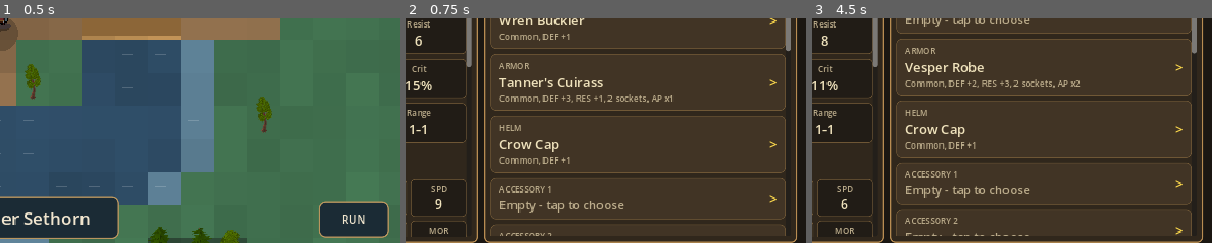
Above: before the commit, frames 1-3 (left to right).
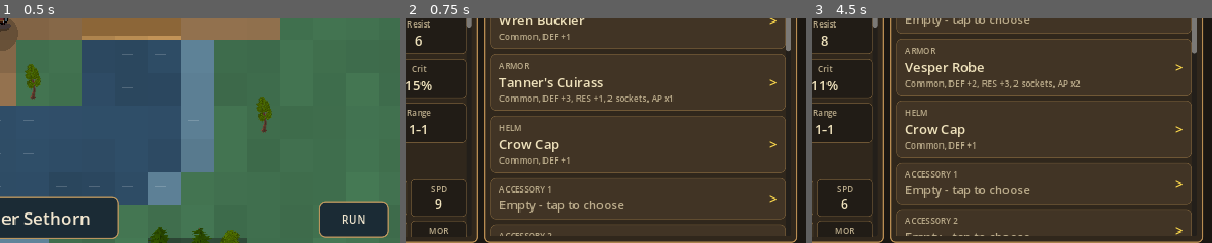
Above: after the commit, the same moments.

Repository: ninjun42215-gif/KindleWake
Game: Godot game, scene res://World.tscn
The game is run twice, just before and just after one commit, with the same random seed, the same clock (stepped at 60 frames per second) and the same inputs. This scene is started directly instead of the project's main scene.
Inputs:
- Up to frame 1 (0.5 s): no input
- Up to frame 2 (0.75 s): click "COMPANY" at 0.5 s
- Up to frame 3 (4.5 s): click "A Enter Kaer Sethorn" at 1.25 s; click "A Enter Kaer Sethorn" at 2 s; click "WORLD ATLAS" at 2.75 s; click "RUN" at 3.5 s; click "<" at 4.25 s
The pictures show only the part of the screen within x 50-100%, y 49-99%; the shares and areas given below are measured in that part.

Frame 1 is identical in both runs. In frame 2, 0.3% of the frame differs, in the area x 15-17%, y 3-22%; in frame 3, 0.3%.

Commit message:
feat: show companion bond journal in party screen

Diff:
--- a/Kindlewake/scripts/ui/party_screen.gd
+++ b/Kindlewake/scripts/ui/party_screen.gd
@@ -6,6 +6,7 @@
 const RuneSystem = preload("res://scripts/core/rune_system.gd")
 const PersonalitySystemScript = preload("res://scripts/core/personality_system.gd")
 const TraitSystemScript = preload("res://scripts/core/trait_system.gd")
+const RelationshipSystemScript = preload("res://scripts/core/relationship_system.gd")
 ## Full-screen party management in one touch UI (v0.8.0 layout): a compact top bar, a roster of cards, a character
 ## sheet made of stat tiles, and a right panel with three tabs: Equipment, Sigils and Shop.
 ## It owns no rules: every action goes through PartyStateScript / CharacterSheetScript / ShopSystem, the same code paths the
@@ -49,6 +50,7 @@
 var party: PartyStateScript = null
 var db: Dictionary = {}
 var shop: Dictionary = {}
+var relationship_state: Dictionary = {}
 var shop_access_allowed: bool = true
 var rune_service_access: bool = false
 var blacksmith_access: bool = false
@@ -74,10 +76,11 @@
 var builds: int = 0                   # how many times the layout was completely built (tests use it to catch half-built screens)
 
 
-func setup(p_party: PartyStateScript, p_db: Dictionary, p_shop: Dictionary, allow_shop: bool = true, p_rune_service: bool = false, p_blacksmith: bool = false) -> void:
+func setup(p_party: PartyStateScript, p_db: Dictionary, p_shop: Dictionary, allow_shop: bool = true, p_rune_service: bool = false, p_blacksmith: bool = false, p_relationships: Dictionary = {}) -> void:
     party = p_party
     db = p_db
     shop = p_shop
+    relationship_state = p_relationships
     rune_rng.randomize()
     shop_access_allowed = allow_shop
     rune_service_access = p_rune_service
@@ -651,6 +654,44 @@
         for memory_index in range(sh.memories.size() - 1, first_memory - 1, -1):
             var memory: Dictionary = sh.memories[memory_index]
             box.add_child(_label("• " + str(memory.get("summary", "A remembered event")), 14, COL_DIM))
+    # Pair bonds are shown independently from loyalty and remain authored-event driven.
+    _add_section(box, "Companion bonds")
+    var bond_count := 0
+    for other_id in party.roster:
+        var companion_id := str(other_id)
+        if companion_id == selected_id:
+            continue
+        var companion_sheet: CharacterSheetScript = party.sheet(companion_id)
+        if companion_sheet == null:
+            continue
+        var bond: Dictionary = RelationshipSystemScript.get_relationship(relationship_state, selected_id, companion_id)
+        var bond_card := PanelContainer.new()
+        bond_card.add_theme_stylebox_override("panel", _style(COL_TILE, COL_BORDER_DIM, 1, 6, 8.0))
+        var bond_box := VBoxContainer.new()
+        bond_box.add_theme_constant_override("separation", 3)
+        var bond_head := HBoxContainer.new()
+        var companion_name := _label(companion_sheet.display_name, 17, COL_GOLD)
+        companion_name.size_flags_horizontal = Control.SIZE_EXPAND_FILL
+        bond_head.add_child(companion_name)
+        bond_head.add_child(_text(str(bond.get("stage", "Acquaintances")), 13, COL_DIM))
+        bond_box.add_child(bond_head)
+        var metric_parts: PackedStringArray = []
+        for dimension in ["friendship", "trust", "respect", "rivalry", "affection"]:
+            metric_parts.append("%s %d" % [dimension.capitalize(), int(bond.get(dimension, 0))])
+        bond_box.add_child(_label("  ·  ".join(metric_parts), 13, COL_DIM))
+        var bond_history: Array = bond.get("history", [])
+        if not bond_history.is_empty():
+            var latest: Dictionary = bond_history[bond_history.size() - 1]
+            bond_box.add_child(_label("Latest: %s (%s %s)" % [
+                _relationship_event_label(str(latest.get("evidence_id", ""))),
+                str(latest.get("dimension", "bond")).capitalize(),
+                ItemInfo.signed(int(latest.get("delta", 0)))
+            ], 12, COL_DIM))
+        bond_card.add_child(bond_box)
+        box.add_child(bond_card)
+        bond_count += 1
+    if bond_count == 0:
+        box.add_child(_label("No companion bonds have been recorded. Shared choices and meaningful events can shape these relationships over time.", 14, COL_DIM))
     # skills
     var mods: Dictionary = sh.skill_mods(items, sdefs)
     var known: Array[String] = sh.all_skills(items, sdefs, classes)
@@ -680,6 +721,20 @@
         _add_section(box, "Promotion available")
         for cid in options:
             box.add_child(_button("Promote to %s" % _class_title(cid), _on_promote.bind(cid), Vector2(0, 56), 20, true))
+
+
+func _relationship_event_label(evidence_id: String) -> String:
+    if evidence_id.begins_with("recruit:"):
+        return "Joined the company"
+    if evidence_id.begins_with("quest:"):
+        return "Shared quest"
+    if evidence_id.begins_with("dialogue:"):
+        return "A conversation"
+    if evidence_id.begins_with("battle:"):
+        return "Battlefield experience"
+    if evidence_id.begins_with("duel:"):
+        return "A friendly or bitter contest"
+    return "A shared experience"
 
 
 func _hint() -> String:
